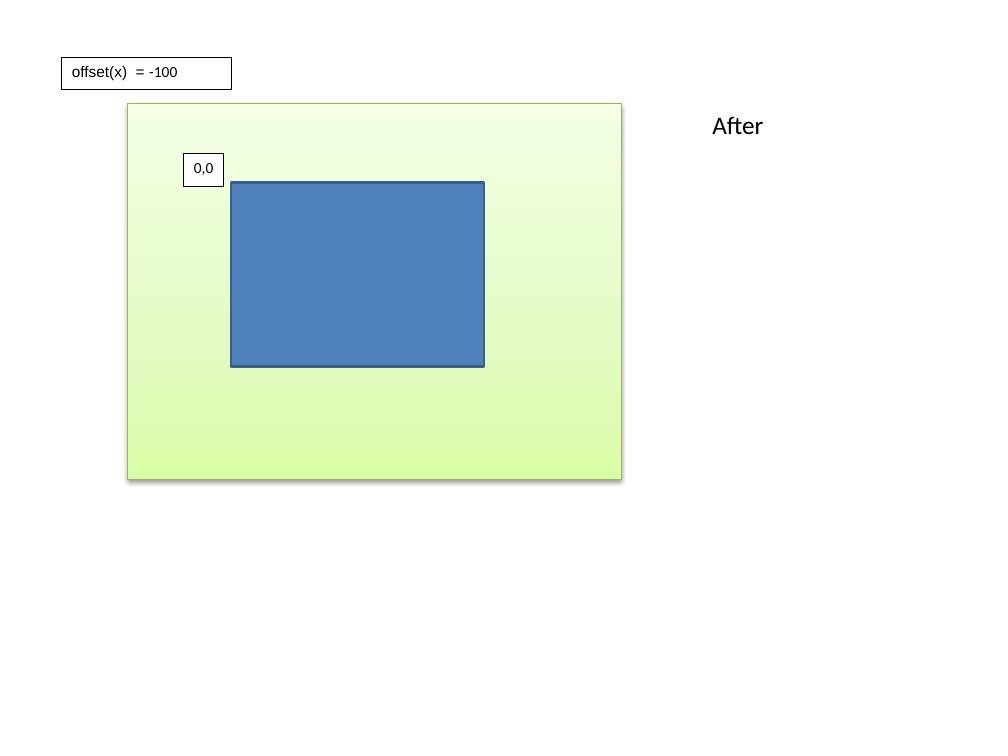
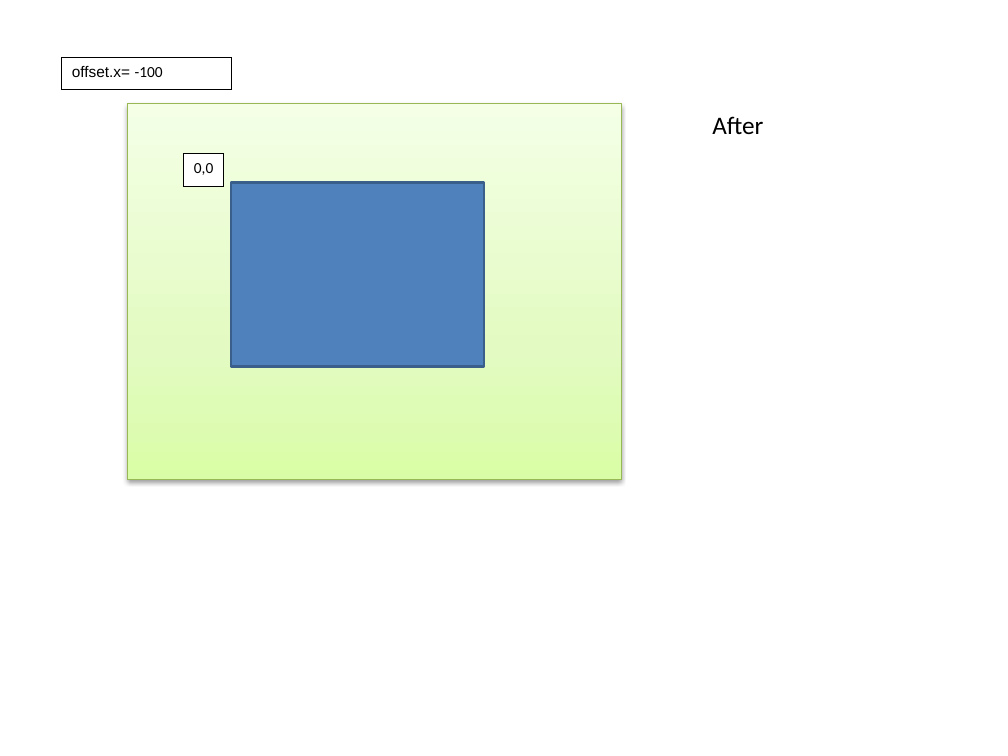
Before and after one commit to ckl67/PAC-Tool, a slide deck: slide 5 of prog_help/EnthalpyDraw.pptx (slide 3 before the commit). Drawn at 1008x756 pixels with LibreOffice and Linux fonts; fonts in the diff are those of the drawing. Boxes give left, top, right and bottom in pixels: in the first picture for what was removed or moved away, otherwise in the second. Text is boxed around its words. In the diff, an @@ line names an element or a change of style, - is before the commit and + after.

```diff
--- a/prog_help/EnthalpyDraw.pptx
+++ b/prog_help/EnthalpyDraw.pptx
@@ text in rectangle at [72,66,163,77]: text changed @@
-offset(x) = -100
+offset.x= -100
```
Also in this commit, not shown: 8 other slides changed, 5 slides added, 3 slides removed, 10 other files.
